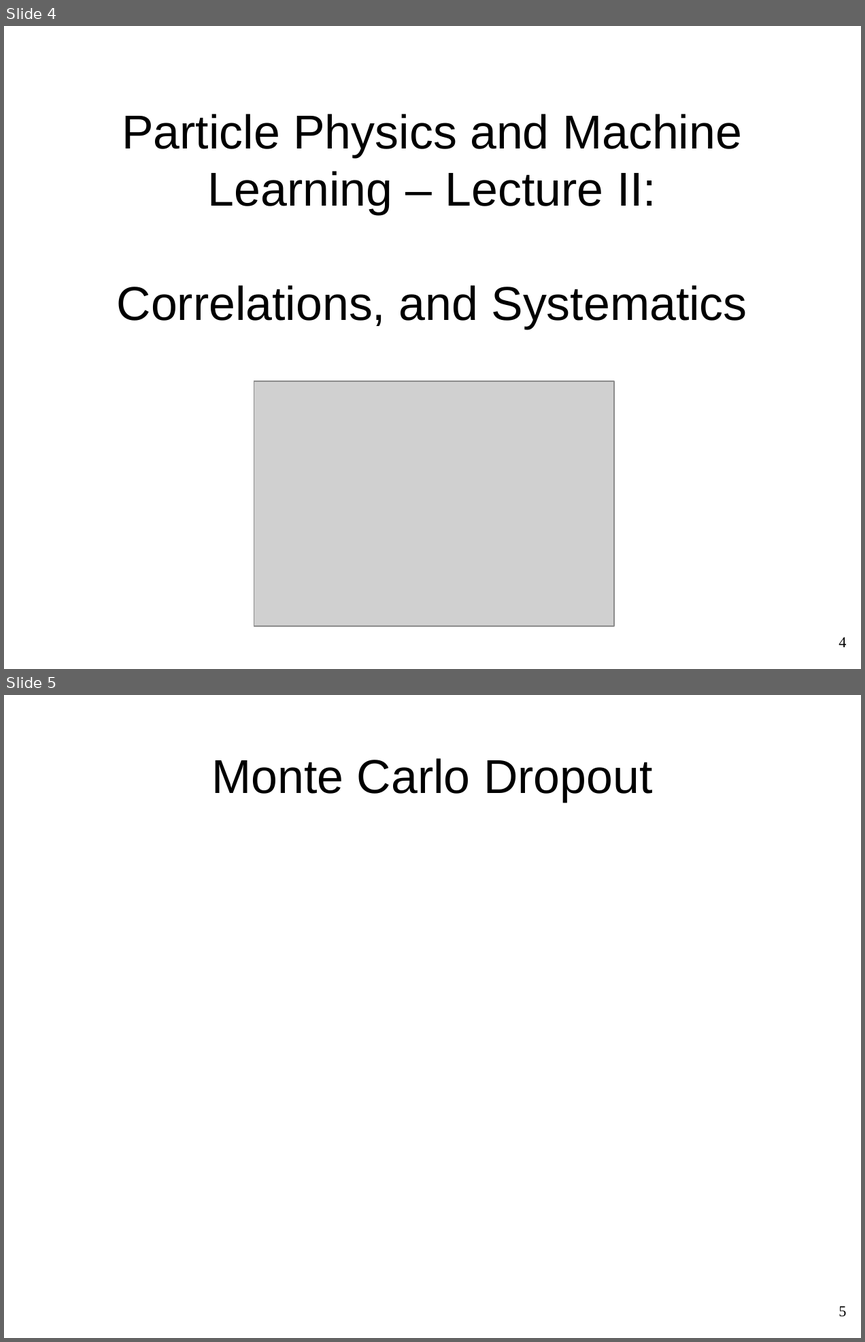
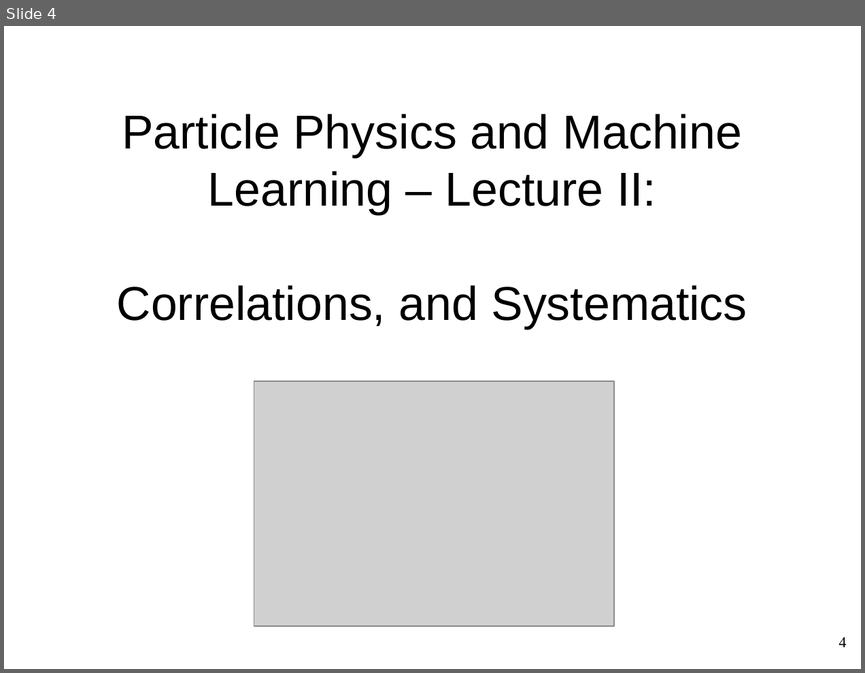
Before and after one commit to WolfgangWaltenberger/winterschool, a slide deck: systematics.odp. Shown one above the other, each under a label of ours: slides 4 and 5 before the commit, slide 4 after it. The pictures are 865x1342 and 865x673 pixels, drawn with LibreOffice and Linux fonts; fonts in the diff are those of the drawing; grey boxes stand for pictures. Boxes give left, top, right and bottom in pixels: in the first picture for what was removed or moved away, otherwise in the second. Text is boxed around its words. In the diff, an @@ line names an element or a change of style, - is before the commit and + after.

```diff
--- a/systematics.odp
+++ b/systematics.odp
@@ slide 5 removed at [4, 695, 861, 1338], background #FFFFFF @@
@@ title removed at [211, 758, 652, 802] @@
-Monte Carlo Dropout
@@ page number removed at [838, 1306, 846, 1317] @@
-5
```
Also in this commit, not shown: 1 slide changed, 17 slides added.
